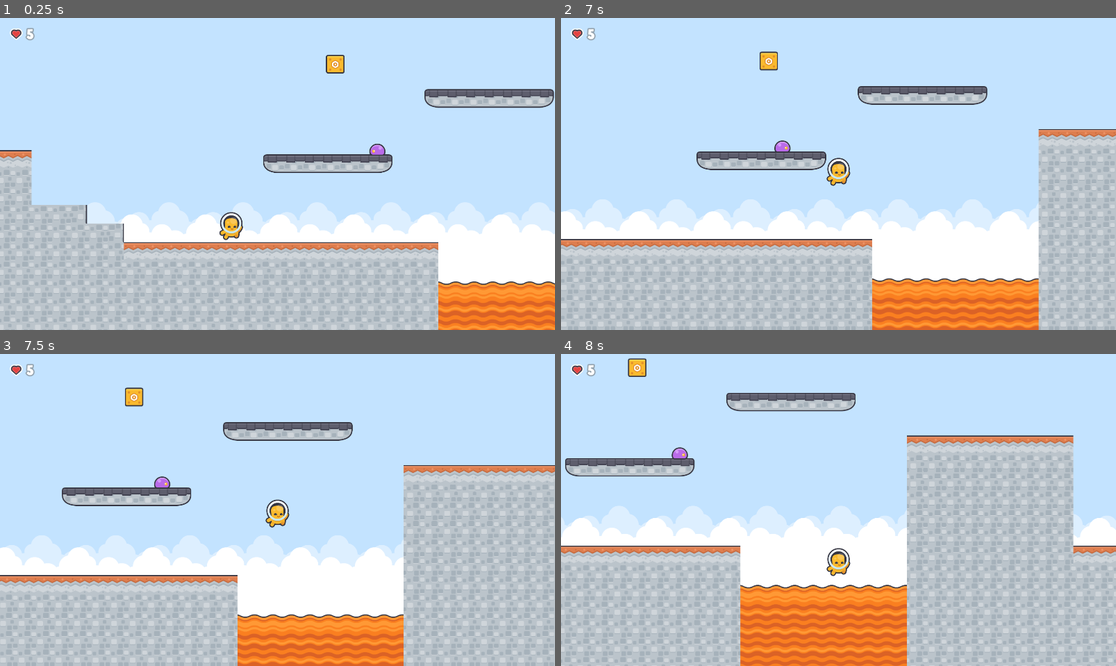
Above: before the commit, frames 1-4 (two rows, left to right).
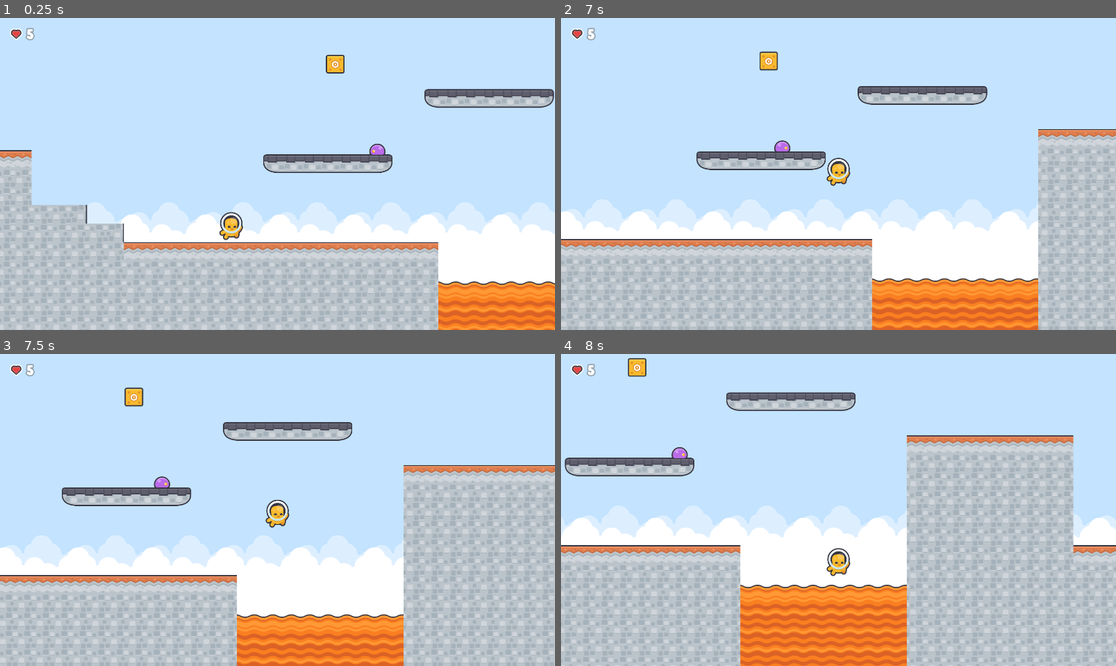
Above: after the commit, the same moments.

Repository: wotiwan/ramio
Game: Godot game, scene res://scenes/third_scene.tscn
Two runs of this game, one before a commit and one after it. Both use one fixed random seed, a clock stepped at 60 frames per second and the inputs below. This scene is started directly instead of the project's main scene.
Inputs:
- Up to frame 1 (0.25 s): no input
- Up to frame 2 (7 s): hold Shift (sprint) 0.53-1.28 s; hold Right (ui_right) 0.53-2.03 s; tap Up (ui_up) at 0.77, 1.52, 3.02, 3.77, 4.52, 6.02, 6.77 s; tap Shift (sprint) every 1.5 s from 1.35 to 5.85 s; hold Shift (sprint) 2.03-2.78 s; hold Left (ui_left) 2.03-4.28 s; hold Shift (sprint) 3.53-4.28 s; hold Right (ui_right) from 4.28 s (still down); hold Shift (sprint) 5.03-5.78 s; hold Shift (sprint) from 6.53 s (still down)
- Up to frame 3 (7.5 s): keep holding Right (ui_right); release Shift (sprint) at 7.28 s; tap Shift (sprint) at 7.35 s
- Up to frame 4 (8 s): keep holding Right (ui_right); tap Up (ui_up) at 7.52 s

Frame 1 is identical in both runs. In frame 2, 0.1% of the frame differs, in the area x 22-96%, y 10-100%; in frame 3, 0.1%; in frame 4, 1.2%, in the area x 0-100%, y 1-95%.

Commit message:
fix character damage

Diff:
--- a/scripts/player.gd
+++ b/scripts/player.gd
@@ -1,4 +1,6 @@
 extends CharacterBody2D
+
+const MICRO_VELOCITY := 0.01
 
 signal win_signal()
 signal loose_signal()
@@ -140,8 +142,13 @@
 			animation.play("idle")
 		is_double_jump = false
 
+	apply_micro_movement()
 	handle_collisions(delta)
 	move_and_slide()
+
+func apply_micro_movement():
+	if velocity.x == 0 and velocity.y == 0:
+		velocity.x = MICRO_VELOCITY
 
 
 
